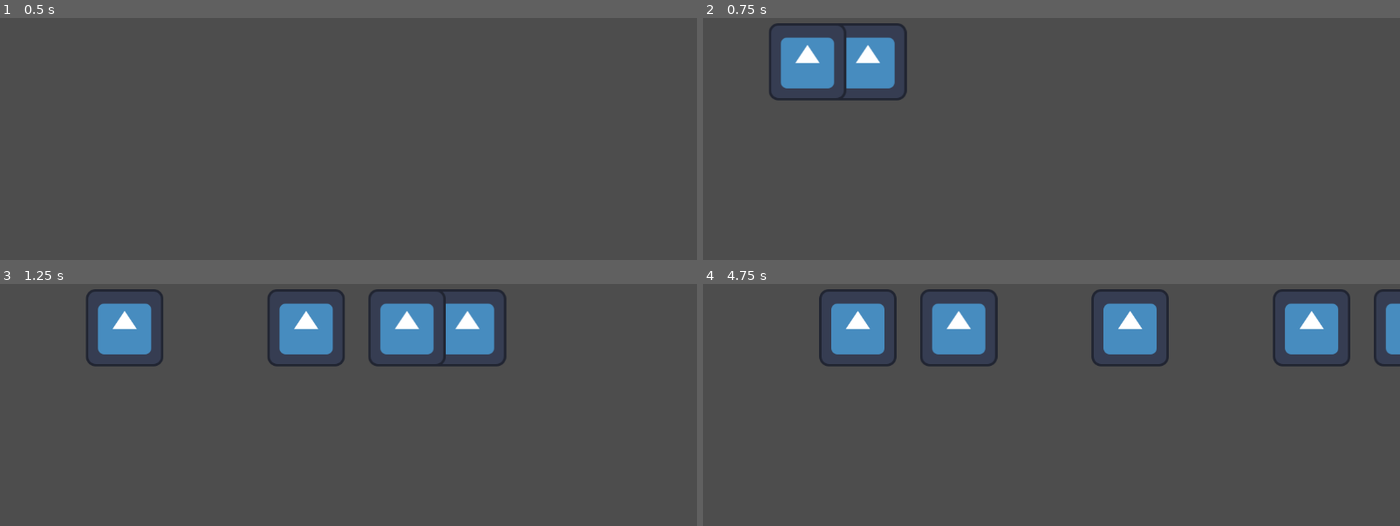
Above: before the commit, frames 1-4 (two rows, left to right).
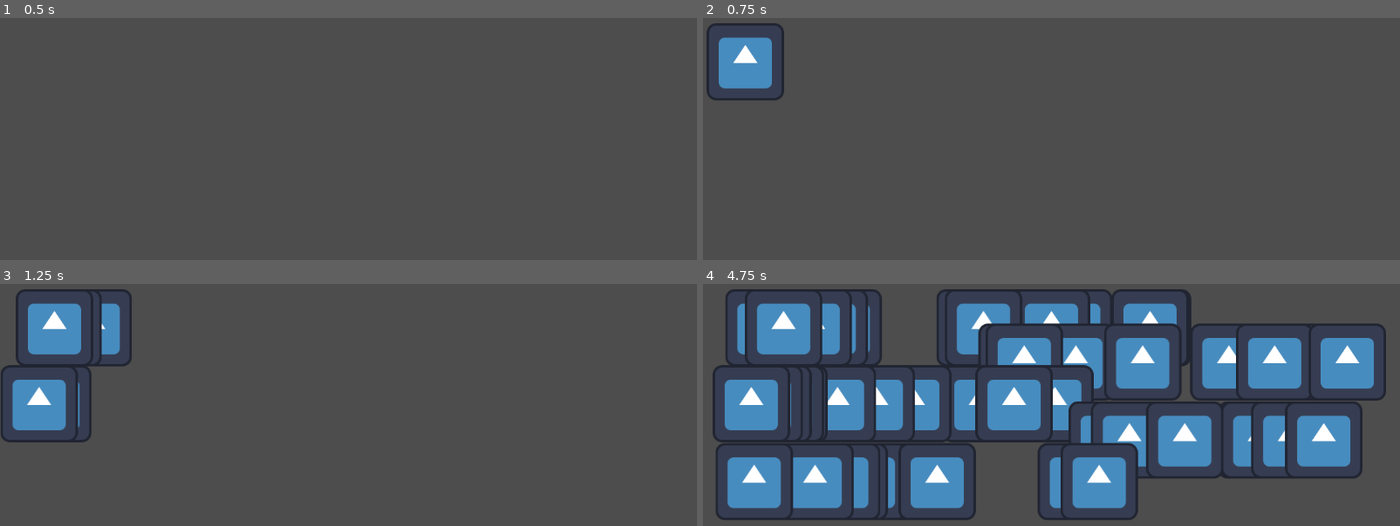
Above: after the commit, the same moments.

Repository: duckingg/GMTK-Heavenly-office
Game: Godot game, scene res://Assets/minigame_1.tscn
Two runs of this game, one before a commit and one after it. Both use one fixed random seed, a clock stepped at 60 frames per second and the inputs below. This scene is started directly instead of the project's main scene. The engine's default icon, where the game draws it, is replaced by a stand-in: a white triangle on a blue panel in a dark square.
Inputs (mouse positions are in pixels of both pictures, inside the frame that each line leads up to):
- Up to frame 1 (0.5 s): no input
- Up to frame 2 (0.75 s): tap Enter (ui_accept) at 0.5, 0.6 s; move the mouse to (1204, 117) at 0.52 s; hold Up (ui_up) from 0.53 s (still down); click (1204, 117) at 0.67 s
- Up to frame 3 (1.25 s): keep holding Up (ui_up); tap Enter (ui_accept) at 0.77, 1.07 s
- Up to frame 4 (4.75 s): move the mouse to (912, 421) at 1.27 s; release Up (ui_up) at 1.28 s; hold Down (ui_down) 1.28-2.03 s; tap Enter (ui_accept) at 1.35, 1.52, 1.82, 2.1, 2.85, 3.02, 3.32, 3.6, 3.77, 4.07, 4.35, 4.52 s; click (912, 421) at 1.42 s; move the mouse to (1121, 315) at 2.02 s; hold Up (ui_up) 2.03-3.53 s; click (1121, 315) at 2.17 s; move the mouse to (1016, 480) at 2.77 s; click (1016, 480) at 2.92 s; move the mouse to (1260, 460) at 3.52 s; hold Down (ui_down) from 3.53 s (still down); click (1260, 460) at 3.67 s; move the mouse to (842, 344) at 4.27 s; click (842, 344) at 4.42 s

Frame 1 is identical in both runs. In frame 2, 5.8% of the frame differs, in the area x 0-30%, y 2-35%; in frame 3, 12%; in frame 4, 45%, in the area x 1-100%, y 2-98%.

Commit message:
minigame_1 shenanigans

Diff:
--- a/Assets/minigame_1.gd
+++ b/Assets/minigame_1.gd
@@ -1,5 +1,43 @@
 extends Node2D
 
-func _process(delta: float) -> void:
+@export var max_speed = 2.0
+@export var min_speed = 0.5
+
+var ID = 1
+var spawn_dealy : float
+var person_speed : float
+
+func _process(_delta: float) -> void:
+
 	if Input.is_action_just_pressed("ui_accept"):
-		$spawners/Spawner.spawn_person("L-R", 10)
+		randomize()
+
+		spawn_dealy = randf_range(0.0, 0.5)
+		await get_tree().create_timer(spawn_dealy).timeout
+		person_speed = randf_range( min_speed , max_speed)
+		$spawners/Spawner.spawn_person("L-R", person_speed, ID)
+		ID += 1
+
+		spawn_dealy = randf_range(0.0, 0.5)
+		await get_tree().create_timer(spawn_dealy).timeout
+		person_speed = randf_range( min_speed , max_speed)
+		$spawners/Spawner2.spawn_person("L-R", person_speed, ID)
+		ID += 1
+
+		spawn_dealy = randf_range(0.0, 0.5)
+		await get_tree().create_timer(spawn_dealy).timeout
+		person_speed = randf_range( min_speed , max_speed)
+		$spawners/Spawner3.spawn_person("L-R", person_speed, ID)
+		ID += 1
+
+		spawn_dealy = randf_range(0.0, 0.5)
+		await get_tree().create_timer(spawn_dealy).timeout
+		person_speed = randf_range( min_speed , max_speed)
+		$spawners/Spawner4.spawn_person("R-L", person_speed, ID)
+		ID += 1
+
+		spawn_dealy = randf_range(0.0, 0.5)
+		await get_tree().create_timer(spawn_dealy).timeout
+		person_speed = randf_range( min_speed , max_speed)
+		$spawners/Spawner5.spawn_person("R-L", person_speed, ID)
+		ID += 1
--- a/Assets/person.tscn
+++ b/Assets/person.tscn
@@ -16,3 +16,5 @@
 
 [node name="CollisionShape2D" type="CollisionShape2D" parent="Area2D" unique_id=1771791406]
 shape = SubResource("RectangleShape2D_j6m6x")
+
+[connection signal="input_event" from="Area2D" to="." method="_on_area_2d_input_event"]
--- a/person.gd
+++ b/person.gd
@@ -1,10 +1,21 @@
 extends Node2D
 
+func _ready() -> void:
+	z_index = $".".global_position.y
+	await get_tree().create_timer(25).timeout
+	queue_free()
+
 @export var direction:  String
-@export var speed: int
+@export var speed: float
+@export var person_ID: int
 
 func _process(delta: float) -> void:
 	if direction == "L-R":
 		$".".position.x += delta * speed * 100
 	elif direction == "R-L":
 		$".".position.x -= delta * speed * 100
+
+
+func _on_area_2d_input_event(viewport: Node, event: InputEvent, shape_idx: int) -> void:
+	if Input.is_mouse_button_pressed(MOUSE_BUTTON_LEFT):
+		print(person_ID)
--- a/spawner.gd
+++ b/spawner.gd
@@ -2,9 +2,10 @@
 
 @export var person_scean: PackedScene
 
-func spawn_person( direction, speed ):
+func spawn_person( direction, speed, Person_ID):
 	var person = person_scean.instantiate()
 	person.direction = direction
 	person.speed = speed
+	person.person_ID = Person_ID
 	add_child(person)
 	person.position = Vector2(0,0)
